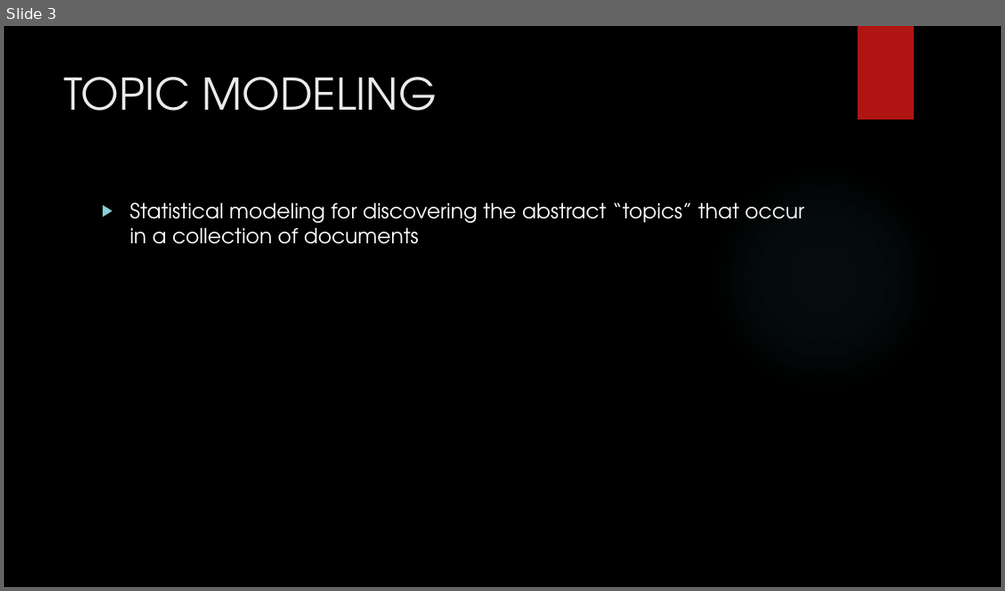
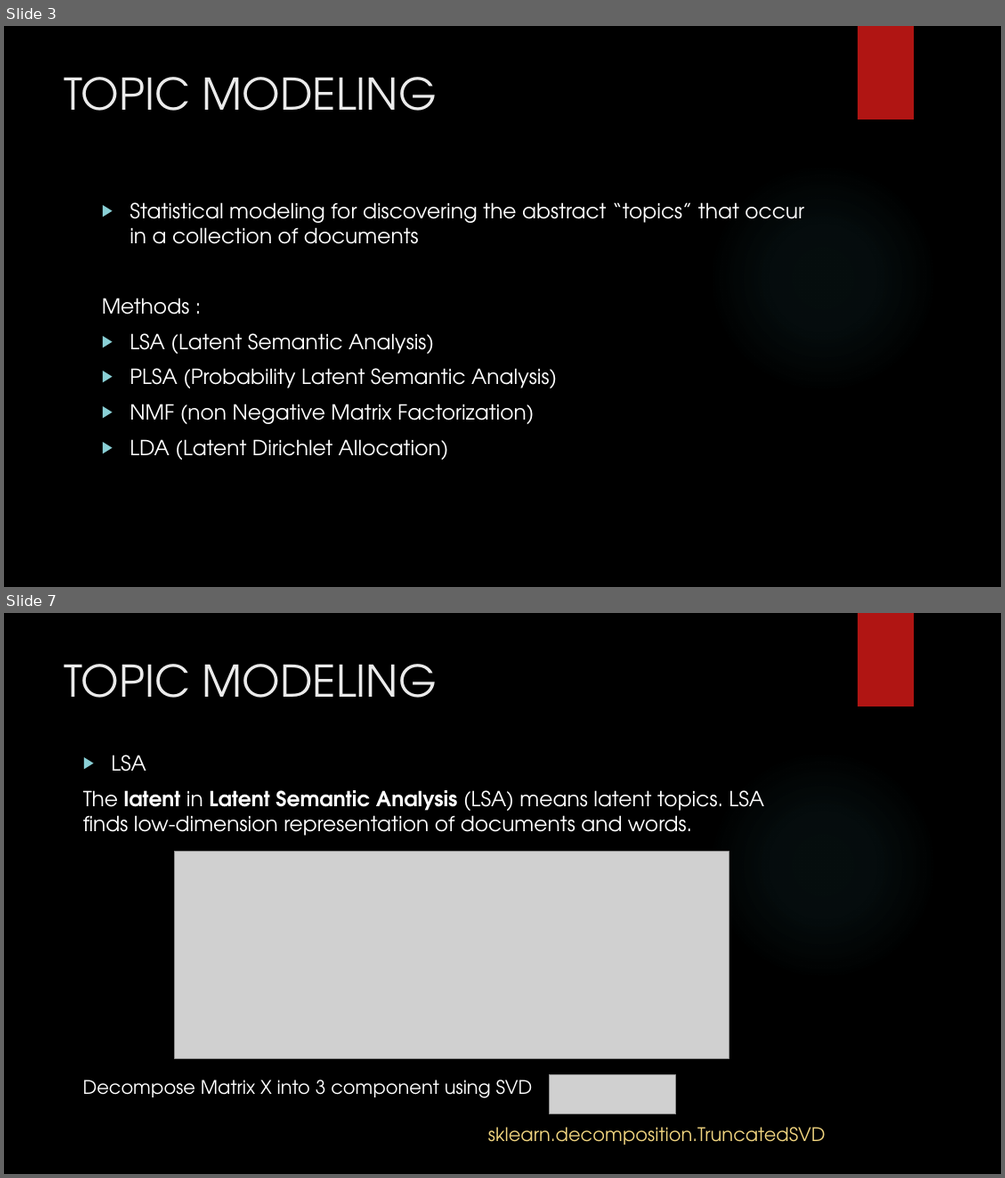
Before and after one commit to mdja/topic_model, a slide deck: Topic Modeling NIPS paper.pptx. Shown one above the other, each under a label of ours: slide 3 before the commit, slides 3 and 7 after it; the slides between them are not shown. The pictures are 1005x591 and 1005x1178 pixels, drawn with LibreOffice and Linux fonts; fonts in the diff are those of the drawing; grey boxes stand for pictures; background and template pictures are left out. Boxes give left, top, right and bottom in pixels: in the first picture for what was removed or moved away, otherwise in the second. Text is boxed around its words. In the diff, an @@ line names an element or a change of style, - is before the commit and + after.

```diff
--- a/Topic Modeling NIPS paper.pptx
+++ b/Topic Modeling NIPS paper.pptx
@@ slide 7 added at box(4, 613, 1001, 1174), background picture (left out); not listed: 2 template elements that a slide beside it also shows @@
@@ title added at box(65, 664, 437, 698), 42 pt, text #EBEBEB @@
+TOPIC MODELING
@@ text added at box(83, 755, 764, 835), 20 pt, text #FFFFFF @@
+▶ LSA
+The latent in Latent Semantic Analysis (LSA) means latent topics. LSA finds low-dimension representation of documents and words.
@@ picture added at box(175, 851, 728, 1059) @@
@@ text added at box(83, 1079, 533, 1098), 18 pt, text #FFFFFF @@
+Decompose Matrix X into 3 component using SVD
@@ picture added at box(550, 1075, 676, 1114) @@
@@ text added at box(488, 1127, 825, 1144), 18 pt, text #F0D47F @@
+sklearn.decomposition.TruncatedSVD
@@ slide 3 changed as well @@
@@ text at box(102, 297, 557, 459): paragraphs added @@
+Methods :
+▶ LSA (Latent Semantic Analysis)
+▶ PLSA (Probability Latent Semantic Analysis)
+▶ NMF (non Negative Matrix Factorization)
+▶ LDA (Latent Dirichlet Allocation)
```
Also in this commit, not shown: 2 other slides changed, 12 other slides added, 1 slide removed, 2 other files.
